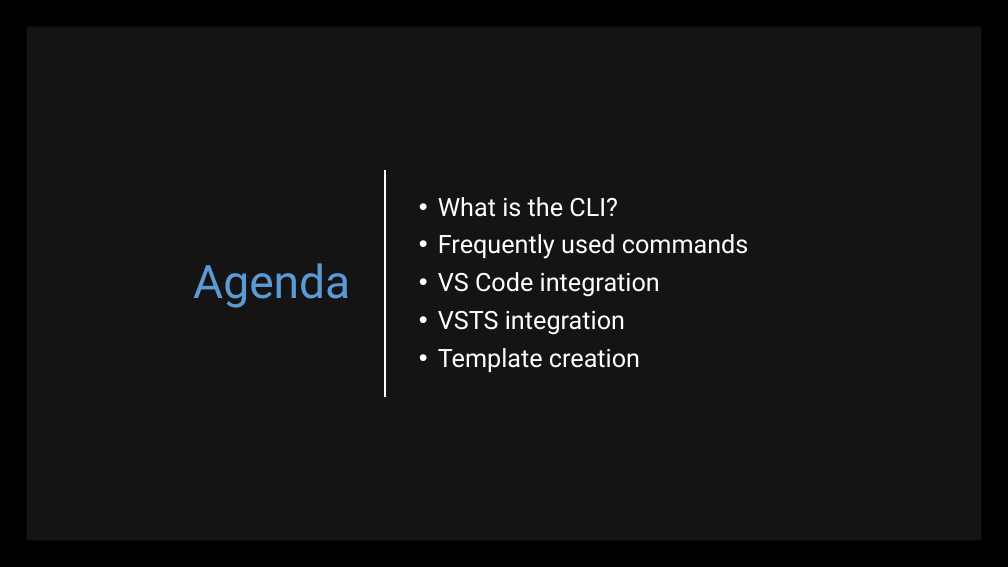
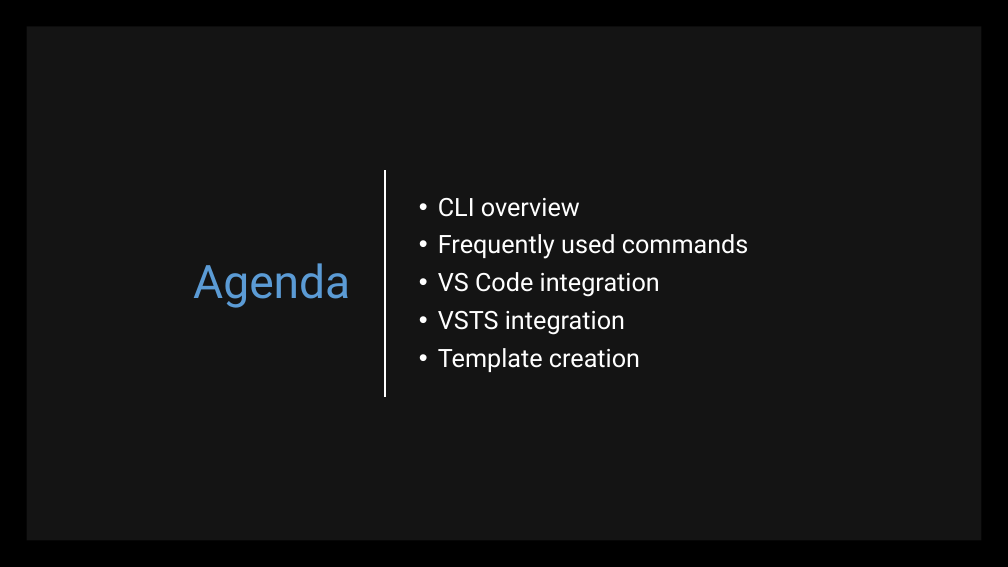
Before and after one commit to scottaddie/slide-decks, a slide deck: slide 2 of Tour de .NET Core CLI.pptx. Drawn at 1008x567 pixels with LibreOffice and Linux fonts; fonts in the diff are those of the drawing. Boxes give left, top, right and bottom in pixels: in the first picture for what was removed or moved away, otherwise in the second. Text is boxed around its words. In the diff, an @@ line names an element or a change of style, - is before the commit and + after.

```diff
--- a/Tour de .NET Core CLI.pptx
+++ b/Tour de .NET Core CLI.pptx
@@ text at bbox=[438, 198, 580, 217]: text changed @@
-• What is the CLI?
+• CLI overview
```
Also in this commit, not shown: 1 slide added.
